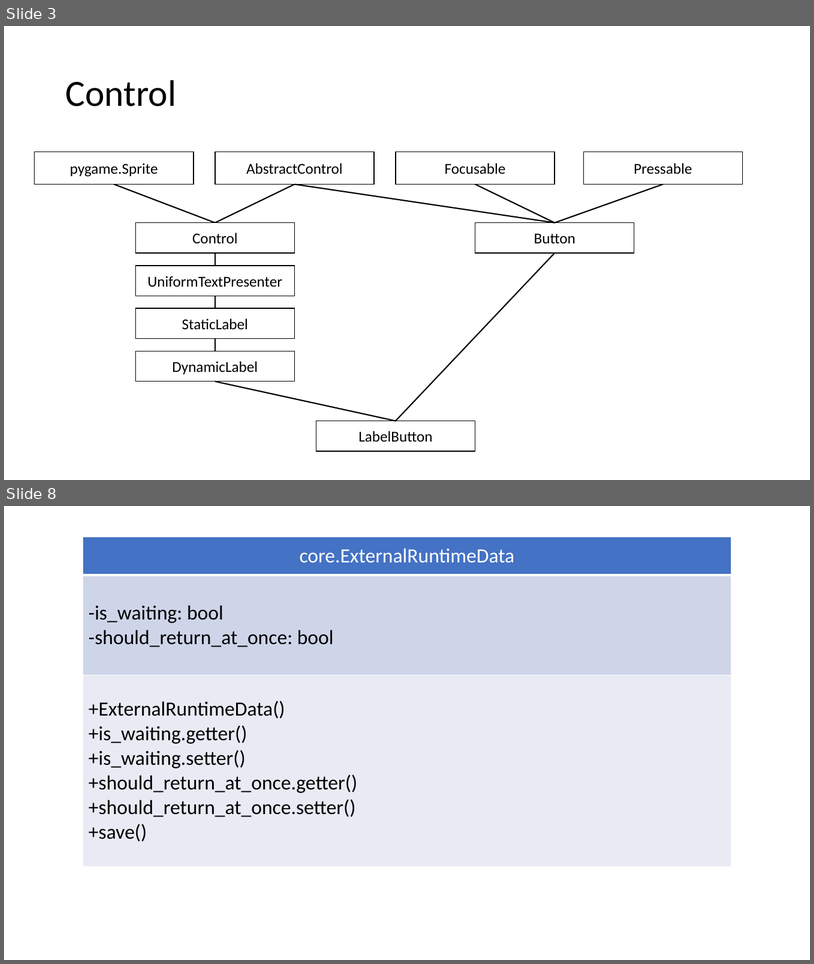
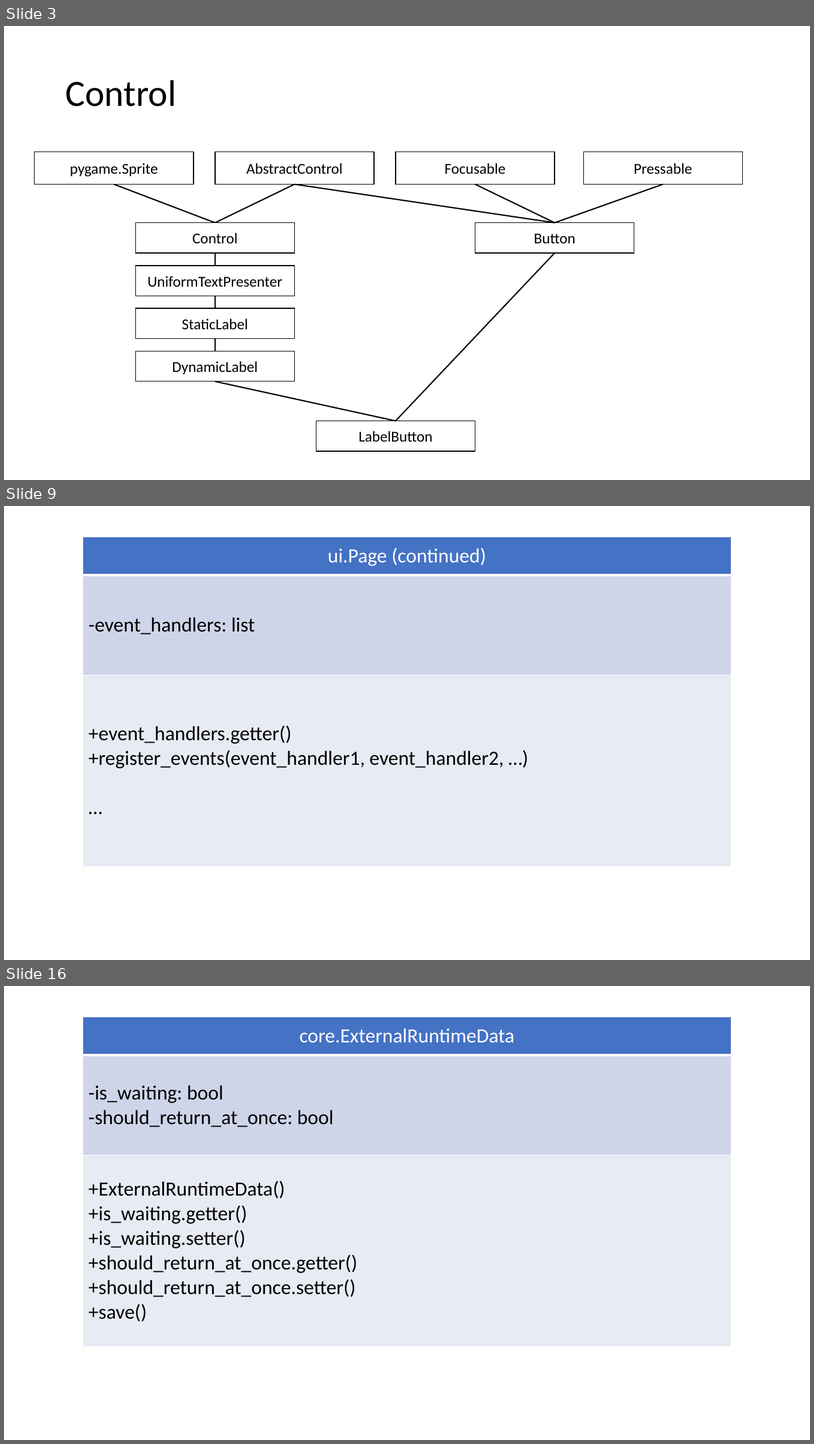
Before and after one commit to wertolf/vocabulary-builder, a slide deck: documentation/diagrams.pptx. Shown one above the other, each under a label of ours: slides 3 and 8 before the commit, slides 3, 9 and 16 after it; the slides between them are not shown. The pictures are 814x964 and 814x1444 pixels, drawn with LibreOffice and Linux fonts; fonts in the diff are those of the drawing. Boxes give left, top, right and bottom in pixels: in the first picture for what was removed or moved away, otherwise in the second. Text is boxed around its words. In the diff, an @@ line names an element or a change of style, - is before the commit and + after.

```diff
--- a/documentation/diagrams.pptx
+++ b/documentation/diagrams.pptx
@@ slide 9 added at (4, 506, 810, 960), background #FFFFFF @@
@@ table added at (83, 537, 732, 867), 3 rows, 1 columns @@
+ui.Page (continued)
+-event_handlers: list
++event_handlers.getter() / +register_events(event_handler1, event_handler2, …) / …
@@ what was slide 8 is now slide 16 @@
```
Also in this commit, not shown: 4 slides changed, 11 other slides added, 12 other files.
